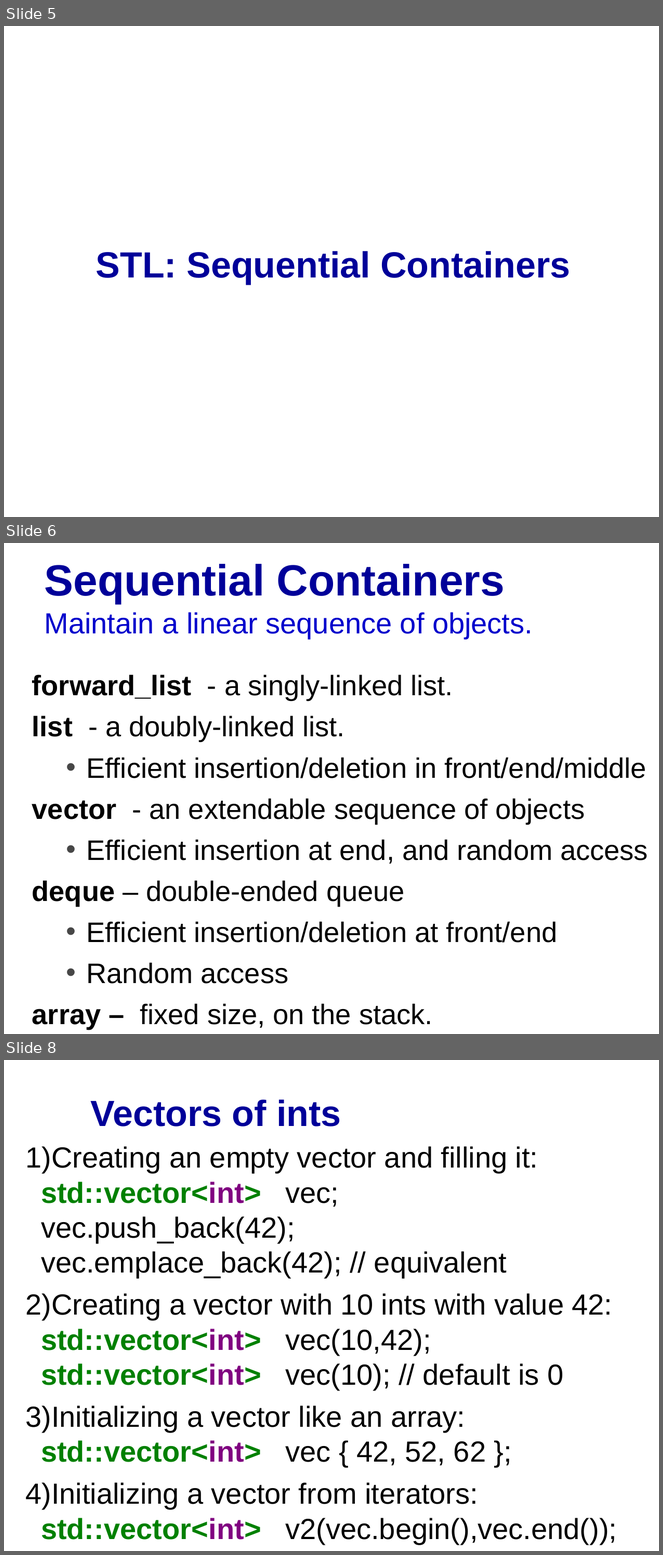
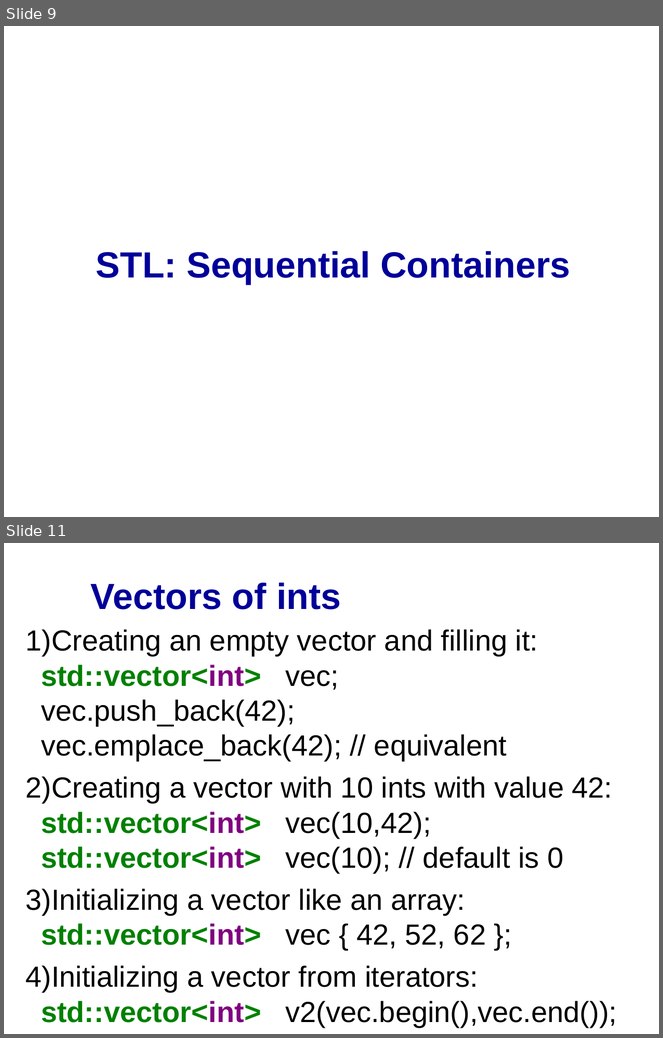
Before and after one commit to cpp-at-ariel/cpp-5780, a slide deck: 10-stl-containers/slides-containers.odp. Shown one above the other, each under a label of ours: slides 5, 6 and 8 before the commit, slides 9 and 11 after it; the slides between them are not shown. The pictures are 663x1555 and 663x1038 pixels, drawn with LibreOffice and Linux fonts; fonts in the diff are those of the drawing. Boxes give left, top, right and bottom in pixels: in the first picture for what was removed or moved away, otherwise in the second. Text is boxed around its words. In the diff, an @@ line names an element or a change of style, - is before the commit and + after.

Commit message:
containers slides

```diff
--- a/10-stl-containers/slides-containers.odp
+++ b/10-stl-containers/slides-containers.odp
@@ slide 6 removed at (4, 543, 659, 1034), background #FFFFFF @@
@@ title removed at (44, 564, 533, 639) @@
-Sequential Containers
-Maintain a linear sequence of objects.
@@ text removed at (32, 675, 648, 1030) @@
-forward_list - a singly-linked list.
-list - a doubly-linked list.
-  • Efficient insertion/deletion in front/end/middle
-vector - an extendable sequence of objects
-  • Efficient insertion at end, and random access
-deque – double-ended queue
-  • Efficient insertion/deletion at front/end
-  • Random access
-array – fixed size, on the stack.
@@ what was slide 5 is now slide 9 @@
@@ what was slide 8 is now slide 11 @@
```
Also in this commit, not shown: 6 slides changed, 5 slides added, 2 other slides removed, 1 other file.
